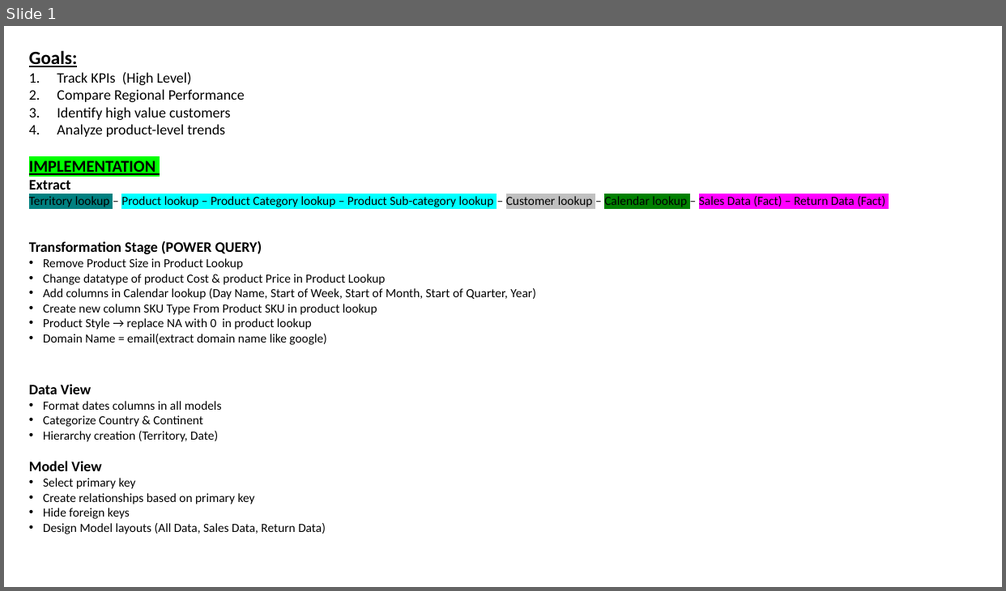
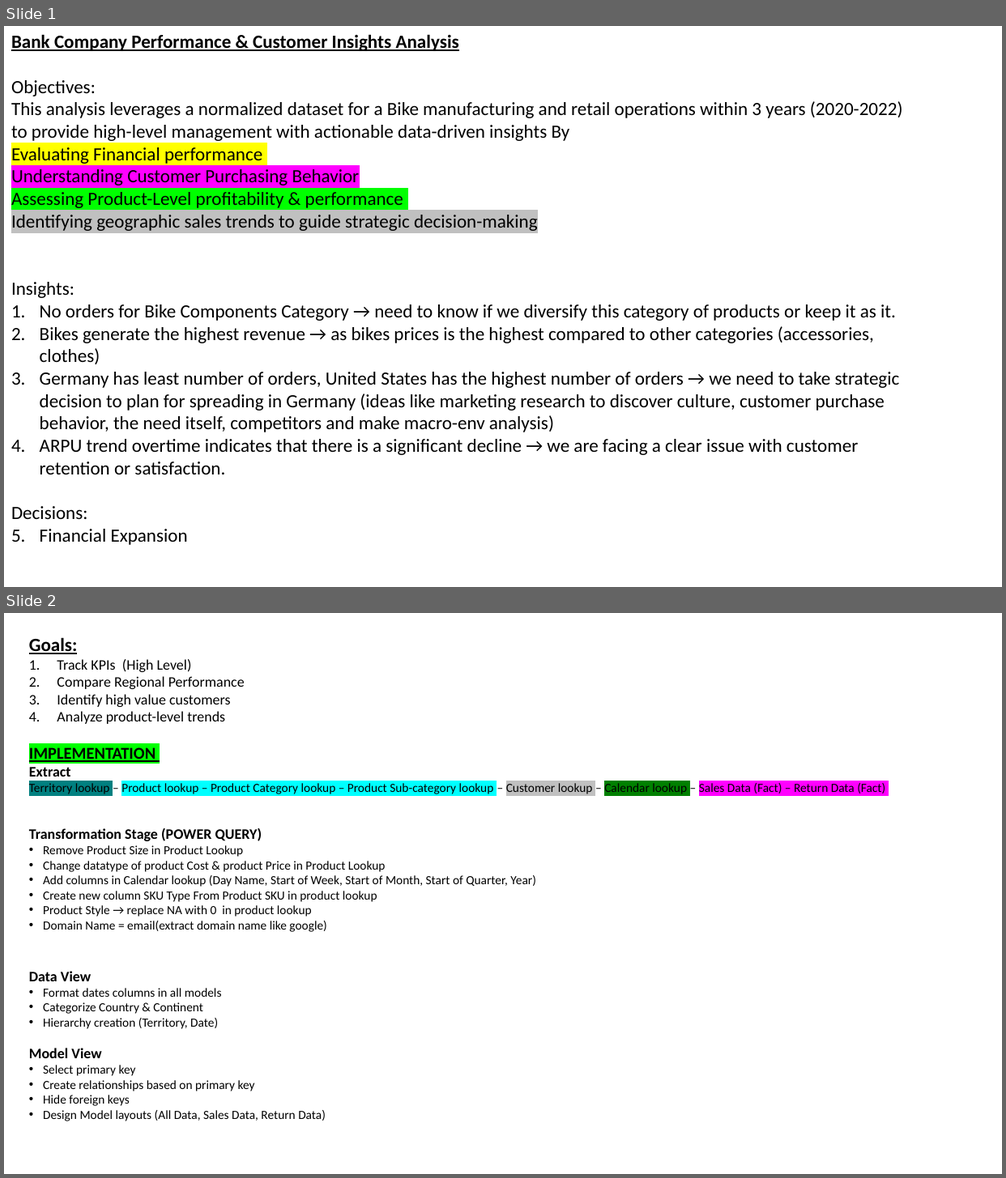
Before and after one commit to Mayar9/data-analytics-portfolio, a slide deck: Bike Company Analysis(POWERBI)/Dashboard Design.pptx. Shown one above the other, each under a label of ours: slide 1 before the commit, slides 1 and 2 after it. The pictures are 1006x591 and 1006x1178 pixels, drawn with LibreOffice and Linux fonts; fonts in the diff are those of the drawing. Boxes give left, top, right and bottom in pixels: in the first picture for what was removed or moved away, otherwise in the second. Text is boxed around its words. In the diff, an @@ line names an element or a change of style, - is before the commit and + after.

```diff
--- a/Bike Company Analysis(POWERBI)/Dashboard Design.pptx
+++ b/Bike Company Analysis(POWERBI)/Dashboard Design.pptx
@@ slide 1 added at (4,26,1002,587), background #FFFFFF @@
@@ text added at (11,34,903,545), 18 pt, text #000000 @@
+Bank Company Performance & Customer Insights Analysis
+Objectives:
+This analysis leverages a normalized dataset for a Bike manufacturing and retail operations within 3 years (2020-2022) to provide high-level management with actionable data-driven insights By
+Evaluating Financial performance
+Understanding Customer Purchasing Behavior
+Assessing Product-Level profitability & performance
+Identifying geographic sales trends to guide strategic decision-making
+Insights:
+1. No orders for Bike Components Category → need to know if we diversify this category of products or keep it as it.
+2. Bikes generate the highest revenue → as bikes prices is the highest compared to other categories (accessories, clothes)
+3. Germany has least number of orders, United States has the highest number of orders → we need to take strategic decision to plan for spreading in Germany (ideas like marketing research to discover culture, customer purchase behavior, the need itself, competitors and make macro-env analysis)
+4. ARPU trend overtime indicates that there is a significant decline → we are facing a clear issue with customer retention or satisfaction.
+Decisions:
+1. Financial Expansion
@@ what was slide 1 is now slide 2 @@
```
